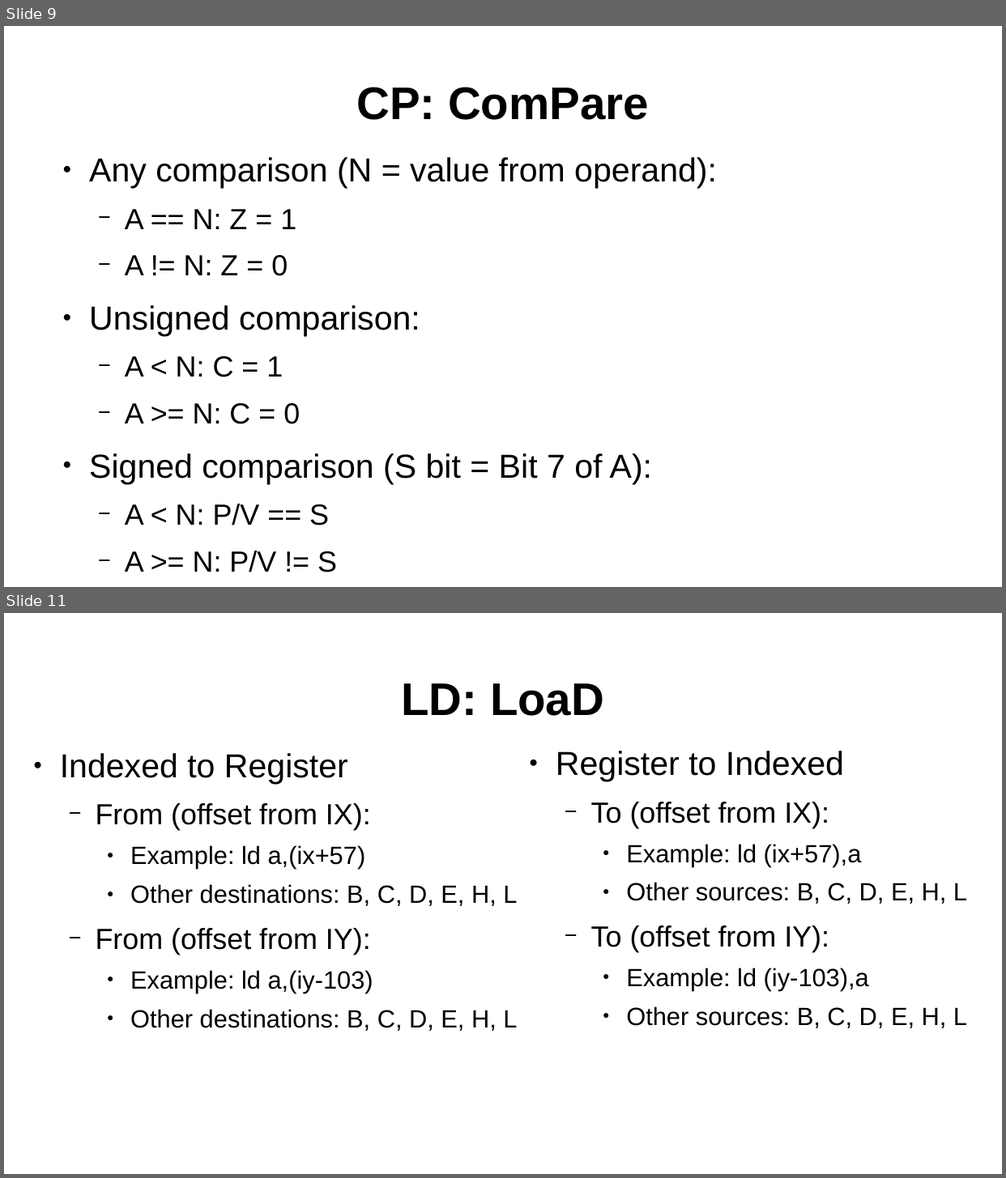
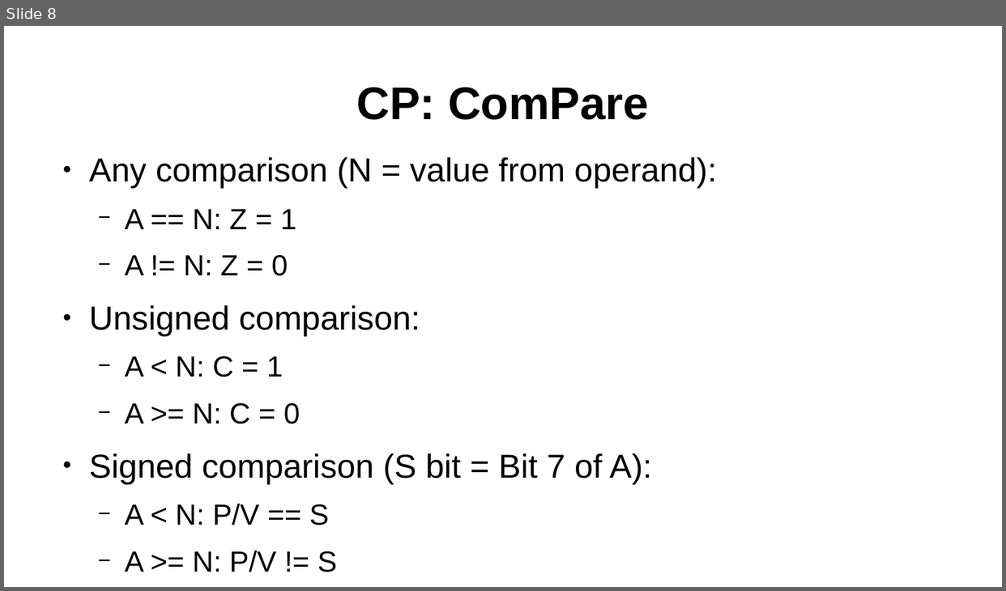
Before and after one commit to SlithyMatt/zxs-assembly-tutorial, a slide deck: Lesson4/Lesson4.odp. Shown one above the other, each under a label of ours: slides 9 and 11 before the commit, slide 8 after it; the slides between them are not shown. The pictures are 1006x1178 and 1006x591 pixels, drawn with LibreOffice and Linux fonts; fonts in the diff are those of the drawing. Boxes give left, top, right and bottom in pixels: in the first picture for what was removed or moved away, otherwise in the second. Text is boxed around its words. In the diff, an @@ line names an element or a change of style, - is before the commit and + after.

```diff
--- a/Lesson4/Lesson4.odp
+++ b/Lesson4/Lesson4.odp
@@ slide 11 removed at (x1=4, y1=613, x2=1002, y2=1174), background #FFFFFF @@
@@ title removed at (x1=401, y1=683, x2=604, y2=716) @@
-LD: LoaD
@@ text removed at (x1=60, y1=753, x2=517, y2=1031) @@
-● Indexed to Register
-  − From (offset from IX):
-    ● Example: ld a,(ix+57)
-    ● Other destinations: B, C, D, E, H, L
-  − From (offset from IY):
-    ● Example: ld a,(iy-103)
-    ● Other destinations: B, C, D, E, H, L
@@ text removed at (x1=556, y1=751, x2=967, y2=1029) @@
-● Register to Indexed
-  − To (offset from IX):
-    ● Example: ld (ix+57),a
-    ● Other sources: B, C, D, E, H, L
-  − To (offset from IY):
-    ● Example: ld (iy-103),a
-    ● Other sources: B, C, D, E, H, L
@@ what was slide 9 is now slide 8 @@
```
Also in this commit, not shown: 1 slide changed, 6 slides added, 11 other slides removed, 2 other files.
